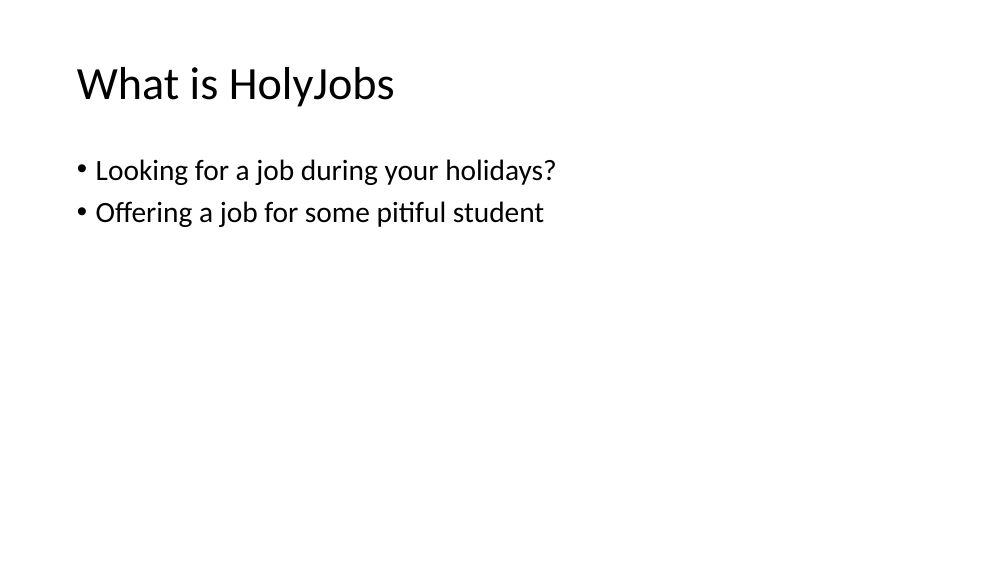
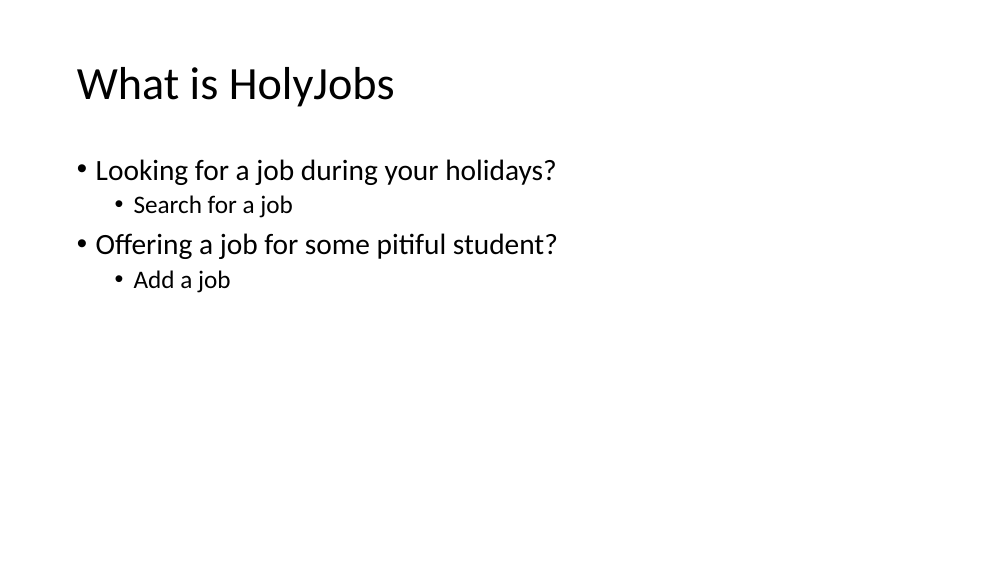
Before and after one commit to joke1196/HolyJobs, a slide deck: slide 3 of HolyJobs.pptx. Drawn at 1008x567 pixels with LibreOffice and Linux fonts; fonts in the diff are those of the drawing. Boxes give left, top, right and bottom in pixels: in the first picture for what was removed or moved away, otherwise in the second. Text is boxed around its words. In the diff, an @@ line names an element or a change of style, - is before the commit and + after.

```diff
--- a/HolyJobs.pptx
+++ b/HolyJobs.pptx
@@ text at (x1=96, y1=195, x2=558, y2=293): text changed @@
-• Offering a job for some pitiful student
+  • Search for a job
+• Offering a job for some pitiful student?
+  • Add a job
```
Also in this commit, not shown: 5 other slides changed, 1 slide added, 2 slides removed.
